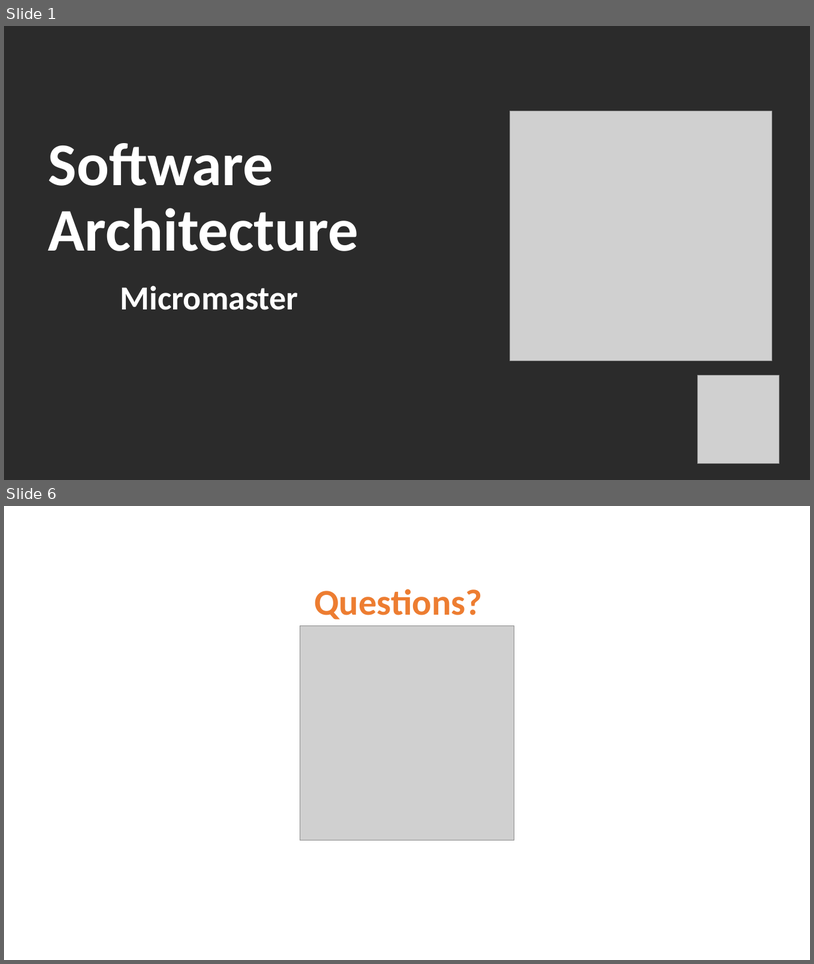
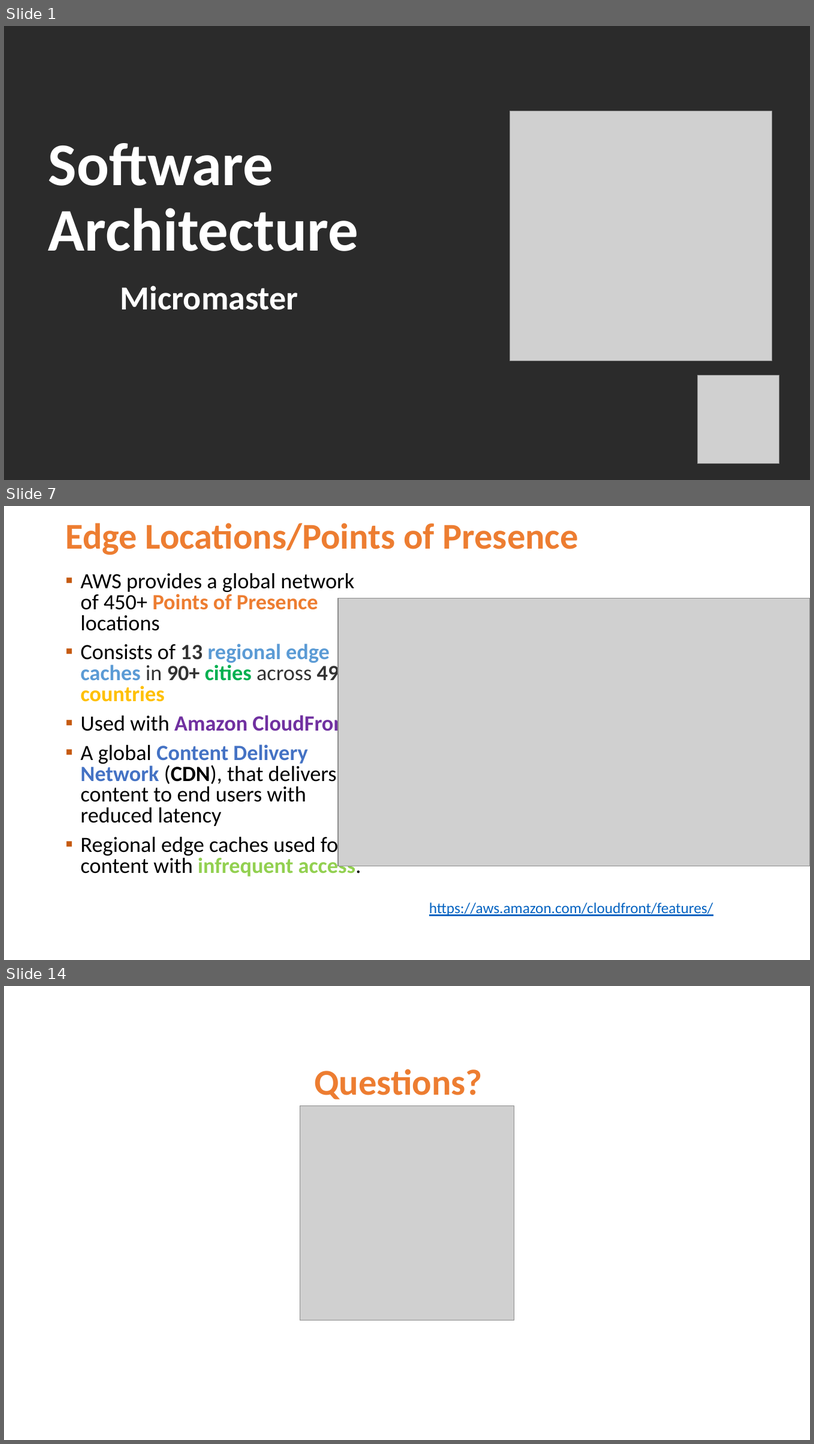
Before and after one commit to Jucer74/ArchitectureMaster, a slide deck: Classes/03-AWSInfrastructure/ArchitectureMaster-03-AWSInfrastructure.pptx. Shown one above the other, each under a label of ours: slides 1 and 6 before the commit, slides 1, 7 and 14 after it; the slides between them are not shown. The pictures are 814x964 and 814x1444 pixels, drawn with LibreOffice and Linux fonts; fonts in the diff are those of the drawing; grey boxes stand for pictures; background and template pictures are left out; a plain dark background stands for a picture behind light text. Boxes give left, top, right and bottom in pixels: in the first picture for what was removed or moved away, otherwise in the second. Text is boxed around its words. In the diff, an @@ line names an element or a change of style, - is before the commit and + after.

```diff
--- a/Classes/03-AWSInfrastructure/ArchitectureMaster-03-AWSInfrastructure.pptx
+++ b/Classes/03-AWSInfrastructure/ArchitectureMaster-03-AWSInfrastructure.pptx
@@ slide 7 added at (4,506,810,960), background #FFFFFF @@
@@ title added at (65,523,579,555), 43.2 pt, text #ED7D31, bold @@
+Edge Locations/Points of Presence
@@ text added at (81,573,362,876), 25.9 pt, text #000000 @@
+▪ AWS provides a global network of 450+ Points of Presence locations
+▪ Consists of 13 regional edge caches in 90+ cities across 49 countries
+▪ Used with Amazon CloudFront
+▪ A global Content Delivery Network (CDN), that delivers content to end users with reduced latency
+▪ Regional edge caches used for content with infrequent access.
@@ picture added at (339,598,810,866) @@
@@ text added at (429,902,713,916), 18 pt, text #0563C1, underline @@
+https://aws.amazon.com/cloudfront/features/
@@ what was slide 6 is now slide 14 @@
```
Also in this commit, not shown: 4 slides changed, 8 other slides added.
